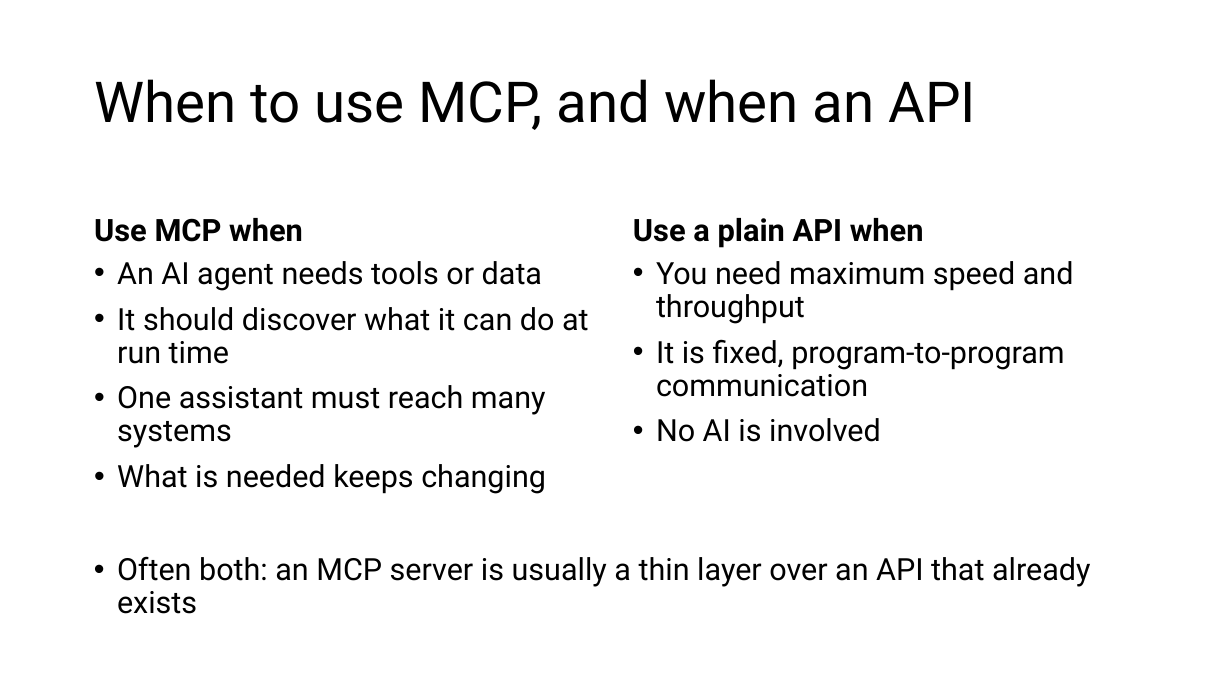
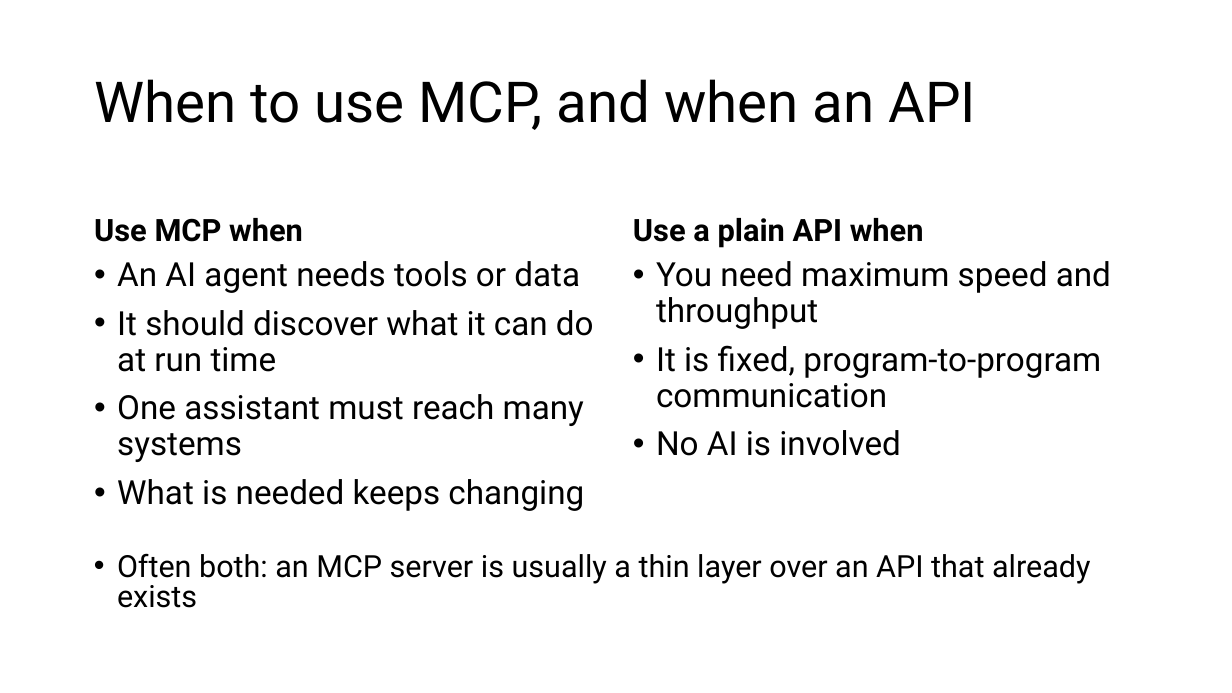
Before and after one commit to karoluciecha/ai-assisted-programming-module, a slide deck: slide 32 of lectures-and-labs/week05/mcp-lecture.pptx. Drawn at 1232x693 pixels with LibreOffice and Linux fonts; fonts in the diff are those of the drawing. Boxes give left, top, right and bottom in pixels: in the first picture for what was removed or moved away, otherwise in the second. Text is boxed around its words. In the diff, an @@ line names an element or a change of style, - is before the commit and + after.

```diff
--- a/lectures-and-labs/week05/mcp-lecture.pptx
+++ b/lectures-and-labs/week05/mcp-lecture.pptx
@@ text "An AI agent needs tools ..." at (x1=117, y1=261, x2=594, y2=511): size 23.8 to 25.9 pt @@
@@ text "You need maximum speed and ..." at (x1=656, y1=261, x2=1111, y2=456): size 23.8 to 25.9 pt @@
@@ text "Often both: an MCP server ..." at (x1=117, y1=553, x2=1090, y2=608): line spacing 0.9 to 0.8 @@
```
Also in this commit, not shown: 24 other slides changed, 1 other file.
